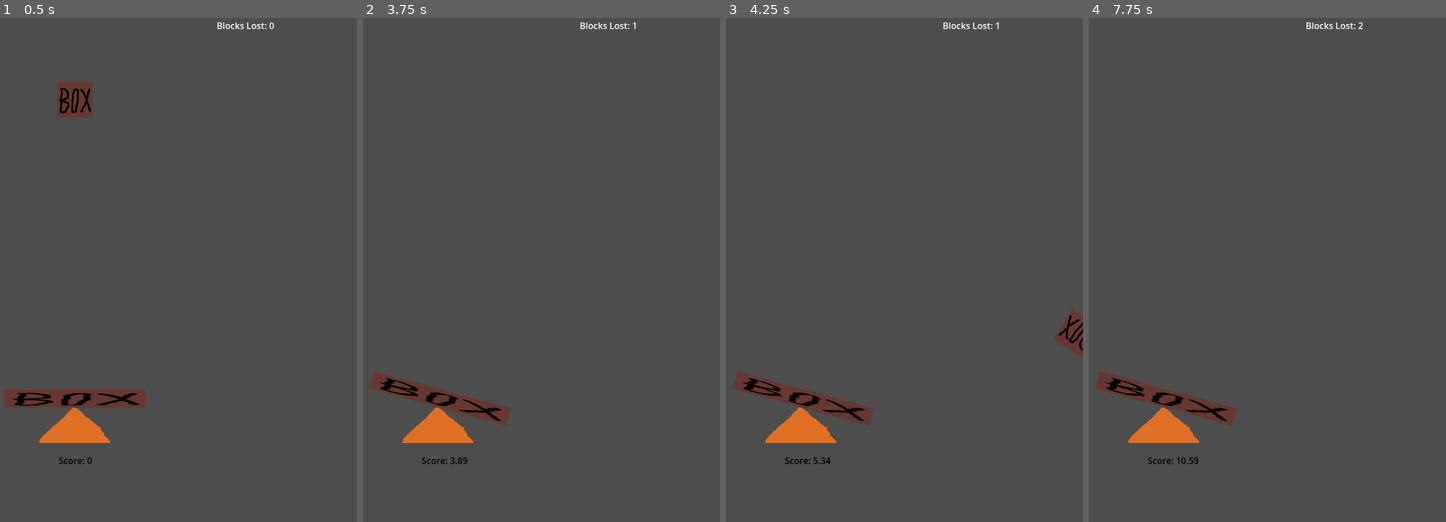
Above: before the commit, frames 1-4 (left to right).
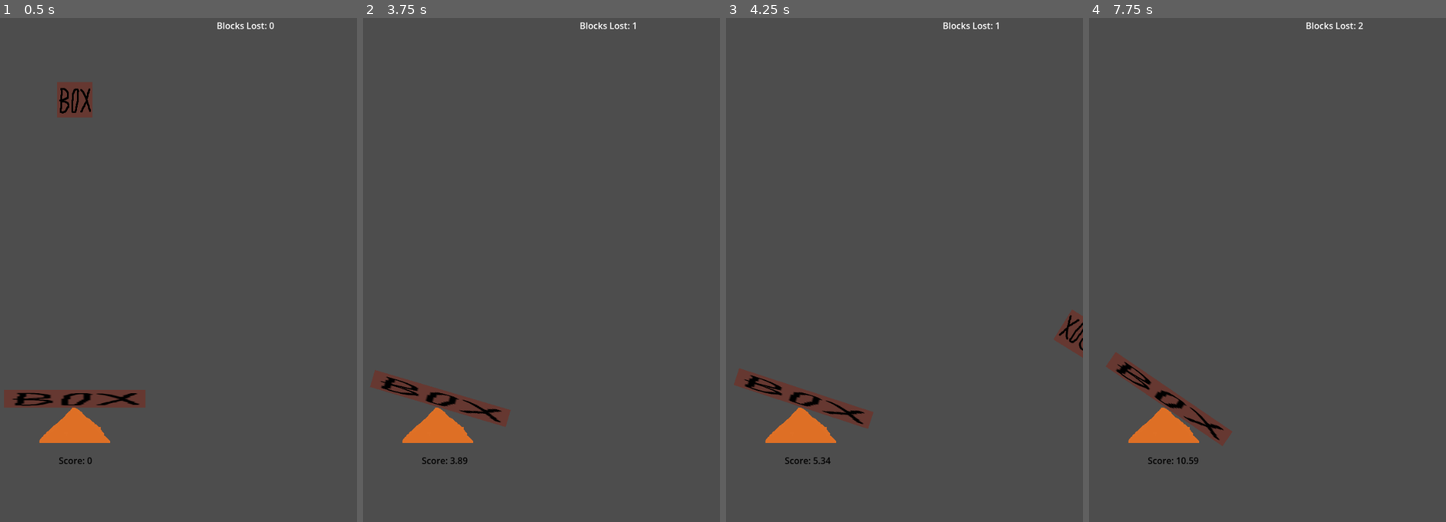
Above: after the commit, the same moments.

Repository: Simon-Melcher/TetriScales
Game: Godot game, scene res://Scenes/Main-Game.tscn
Same seed, same stepped clock (60 frames per second), same inputs: the game is played once before the commit and once after it.
Inputs:
- Up to frame 1 (0.5 s): no input
- Up to frame 2 (3.75 s): hold Right (move_right) 0.53-1.28 s; hold Up (rotate_block) 0.53-1.28 s; hold Down (move_down) 1.28-2.03 s; tap Up (rotate_block) at 1.35, 2.85 s; hold Up (rotate_block) 2.03-2.78 s; hold Right (move_right) 2.03-3.53 s; hold Left (move_left) from 3.53 s (still down); hold Up (rotate_block) from 3.53 s (still down)
- Up to frame 3 (4.25 s): keep holding Left (move_left); keep holding Up (rotate_block)
- Up to frame 4 (7.75 s): release Up (rotate_block) at 4.28 s; tap Up (rotate_block) at 4.35, 5.85, 7.35 s; release Left (move_left) at 5.03 s; hold Down (move_down) 5.03-5.78 s; hold Up (rotate_block) 5.03-5.78 s; hold Right (move_right) from 5.78 s (still down); hold Up (rotate_block) 6.53-7.28 s

Frame 1 is identical in both runs. In frame 2, 0.3% of the frame differs, in the area x 2-42%, y 69-82%; in frame 3, 0.6%; in frame 4, 1.8%, in the area x 2-42%, y 66-85%.

Commit message:
Added Stuff

Diff:
--- a/Ressources/Cone.tscn
+++ b/Ressources/Cone.tscn
@@ -5,7 +5,7 @@
 [sub_resource type="ConvexPolygonShape2D" id="ConvexPolygonShape2D_tfccl"]
 points = PackedVector2Array(-64, 32, -4, -32, 4, -32, 64, 32)
 
-[node name="Cone" type="RigidBody2D"]
+[node name="Cone" type="StaticBody2D"]
 
 [node name="Sprite2D" type="Sprite2D" parent="."]
 texture = ExtResource("1_hgpv4")
--- a/Ressources/Long_Box_Test.tscn
+++ b/Ressources/base_plate.tscn
@@ -5,7 +5,10 @@
 [sub_resource type="RectangleShape2D" id="RectangleShape2D_metym"]
 size = Vector2(64, 64)
 
-[node name="Box_Test" type="RigidBody2D"]
+[node name="base_plate" type="RigidBody2D"]
+disable_mode = 2
+can_sleep = false
+continuous_cd = 1
 
 [node name="Sprite2D" type="Sprite2D" parent="."]
 scale = Vector2(4, 0.5)
--- a/Scenes/Main-Game.tscn
+++ b/Scenes/Main-Game.tscn
@@ -2,7 +2,7 @@
 
 [ext_resource type="Script" uid="uid://clryc0fldl3cb" path="res://Scripts/main_game.gd" id="1_qxxgd"]
 [ext_resource type="PackedScene" uid="uid://cejyr1mb44esr" path="res://Ressources/Box_Test.tscn" id="2_li234"]
-[ext_resource type="PackedScene" uid="uid://kwsbpinh6omt" path="res://Ressources/Long_Box_Test.tscn" id="3_mjuhr"]
+[ext_resource type="PackedScene" uid="uid://kwsbpinh6omt" path="res://Ressources/base_plate.tscn" id="3_mjuhr"]
 [ext_resource type="PackedScene" uid="uid://b2ty4vnhgxyer" path="res://Ressources/cone.tscn" id="4_ntdyd"]
 [ext_resource type="PackedScene" uid="uid://m1n40kyskpax" path="res://Ressources/kill_zone.tscn" id="5_li234"]
 [ext_resource type="Script" uid="uid://bitv8h2q18r7f" path="res://Scripts/lost_blocks.gd" id="8_ntdyd"]
@@ -24,10 +24,13 @@
 
 [node name="Cone" parent="Objects" instance=ExtResource("4_ntdyd")]
 position = Vector2(0, 413)
-freeze = true
 
 [node name="KillZone" parent="Objects" node_paths=PackedStringArray("lost_block_counter") instance=ExtResource("5_li234")]
 position = Vector2(-433, 676)
+lost_block_counter = NodePath("../../User Interface/Lost Blocks")
+
+[node name="KillZone2" parent="Objects" node_paths=PackedStringArray("lost_block_counter") instance=ExtResource("5_li234")]
+position = Vector2(-866, 1352)
 lost_block_counter = NodePath("../../User Interface/Lost Blocks")
 
 [node name="Main_Camera" type="Camera2D" parent="."]
--- a/Scripts/main_game.gd
+++ b/Scripts/main_game.gd
@@ -13,15 +13,13 @@
 
 var selected_block = null
 
+var base_plate_position
+
+var base_plate_collider
+var base_plate_collision_position
+
 func _ready() -> void:
-	var screen_size = get_tree().root.get_viewport().size
-	print("screen_size", screen_size)
-
 	GlobalSignals.spawn_newblock.connect(spawn_new_block)
-
-func _on_area_2d_body_entered(body: Node2D) -> void:
-	body.queue_free()
-	#pass
 
 func _on_block_timer_timeout() -> void:
 	spawn_new_block()
